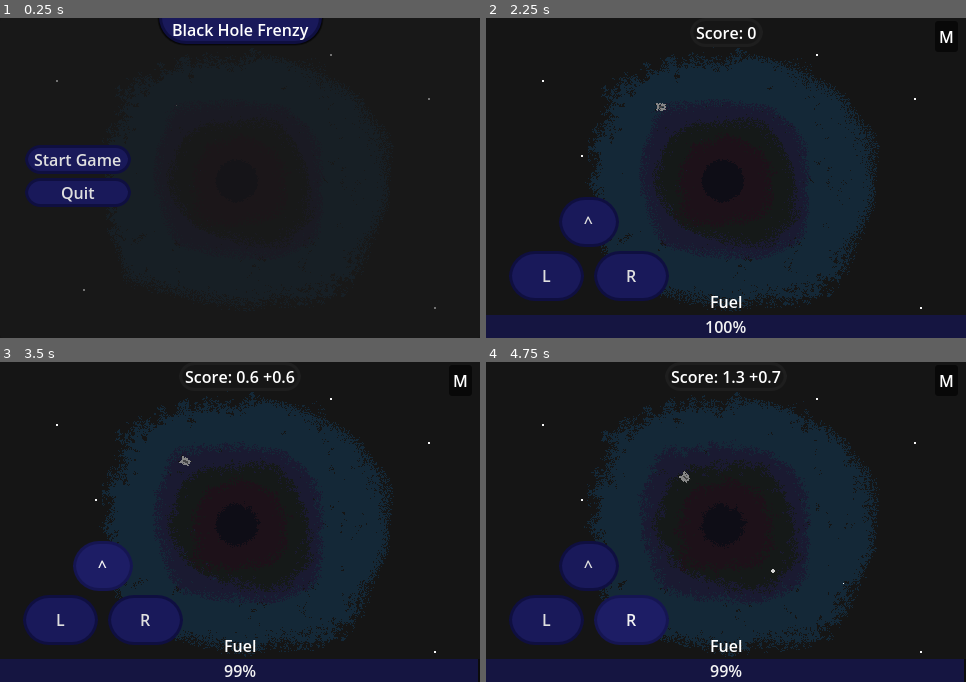
Above: before the commit, frames 1-4 (two rows, left to right).
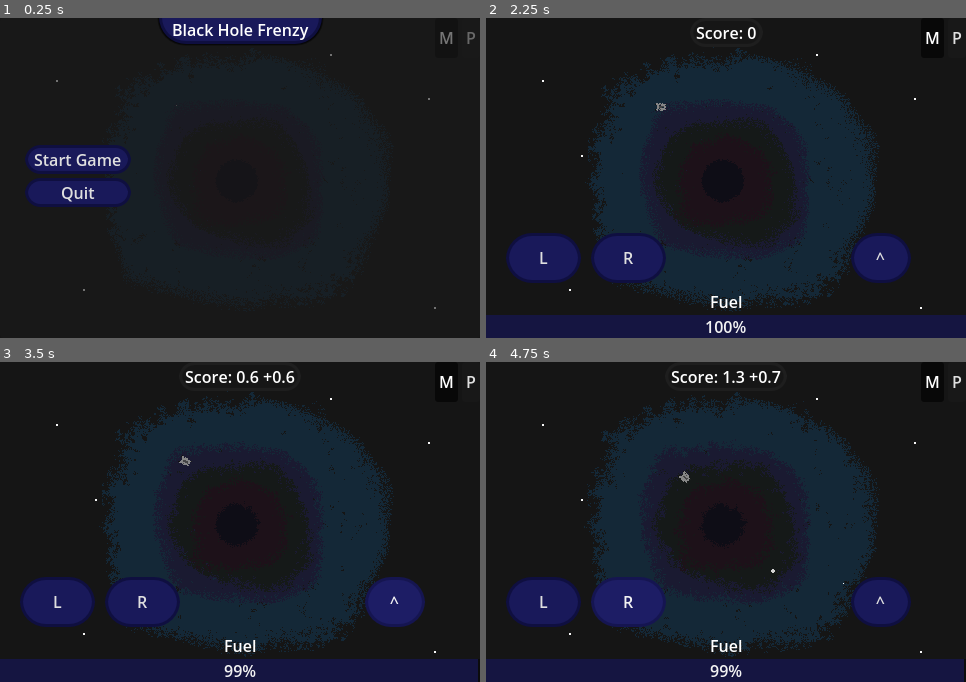
Above: after the commit, the same moments.

Repository: maiconpintoabreu/black_hole_frenzy
Game: Godot game, scene res://level.tscn
The game is run twice, just before and just after one commit, with the same random seed, the same clock (stepped at 60 frames per second) and the same inputs.
Inputs (mouse positions are in pixels of both pictures, inside the frame that each line leads up to):
- Up to frame 1 (0.25 s): no input
- Up to frame 2 (2.25 s): click (932, 37) at 0.5 s, where only the run after the commit has a clickable "M"; click (956, 37) at 1.25 s, where only the run after the commit has a clickable "P"; click "Start Game" at 2 s
- Up to frame 3 (3.5 s): click "^" at 2.75 s
- Up to frame 4 (4.75 s): click "L" at 3.5 s; click "R" at 4.25 s

The runs differ from the first frame. In frame 1, 0.1% of the frame differs, in the area x 91-99%, y 4-9%; in frame 2, 7.2%; in frame 3, 7.2%, in the area x 4-99%, y 4-89%; in frame 4, 7.0%.

Commit message:
add pause button and improve mobile ui

Diff:
--- a/Scripts/Level.gd
+++ b/Scripts/Level.gd
@@ -14,6 +14,8 @@
 var character_distance_black_hole:float
 @onready var area_2d: Area2D = $CanvasLayer2/BlackHole/Area2D
 @onready var mobile_ui: Control = $CanvasLayer/GameUI/MobileUI
+@onready var pause_panel: Panel = $CanvasLayer/PausePanel
+
 
 var level:int = 1
 var max_level:int = 10
@@ -25,6 +27,7 @@
 	is_on_menu = true
 	start_menu_panel.show()
 	game_ui.hide()
+	pause_panel.hide()
 	fuel_spawner_timer.stop()
 
 func _physics_process(_delta: float) -> void:
@@ -36,11 +39,13 @@
 	character_body_2d.apply_force(gravity_direction*(gravity_pull*level),gravity_direction)
 
 func _on_start_button_pressed() -> void:
+	get_tree().paused = false
 	character_body_2d.reset()
 	is_on_menu = false
 	is_dead = false
 	start_menu_panel.hide()
 	game_over_panel.hide()
+	pause_panel.hide()
 	score = 0
 	game_ui.show()
 	for fuel in fuel_spawner.get_children():
@@ -77,3 +82,13 @@
 		mobile_ui.show()
 	else:
 		mobile_ui.hide()
+
+
+func _on_pause_button_pressed() -> void:
+	pause_panel.show()
+	get_tree().paused = true
+
+
+func _on_continue_button_pressed() -> void:
+	pause_panel.hide()
+	get_tree().paused = false
--- a/Scripts/Player.gd
+++ b/Scripts/Player.gd
@@ -113,3 +113,10 @@
 
 func _on_forward_button_up() -> void:
 	is_thrusting = false
+
+
+func _on_toggle_mobile_ui_toggled(toggled_on: bool) -> void:
+	if not toggled_on:
+		is_thrusting = false
+		is_turning_right = false
+		is_turning_left = false
--- a/level.tscn
+++ b/level.tscn
@@ -22,6 +22,7 @@
 [ext_resource type="Texture2D" uid="uid://bj1886dqwfgvy" path="res://Sprites/black_hole8.png" id="13_munuf"]
 [ext_resource type="Texture2D" uid="uid://dm3v6b312cs4e" path="res://Sprites/black_hole9.png" id="14_o7gn4"]
 [ext_resource type="Texture2D" uid="uid://bov74l50gr1m7" path="res://Sprites/black_hole11.png" id="15_lespo"]
+[ext_resource type="Theme" uid="uid://efghuun67a4n" path="res://mobile_ui_theme.tres" id="16_cmt4q"]
 
 [sub_resource type="CircleShape2D" id="CircleShape2D_l7ngj"]
 radius = 17.0
@@ -152,7 +153,7 @@
 offset_bottom = 143.5
 grow_horizontal = 2
 grow_vertical = 2
-texture = ExtResource("4_phhkk")
+texture = ExtResource("4_6wbs4")
 
 [node name="Area2D" type="Area2D" parent="CanvasLayer2/BlackHole"]
 position = Vector2(236, 164)
@@ -225,54 +226,70 @@
 grow_vertical = 2
 mouse_filter = 1
 
-[node name="VBoxContainer" type="VBoxContainer" parent="CanvasLayer/GameUI/MobileUI"]
-layout_mode = 0
-offset_left = 28.0
-offset_top = 179.0
-offset_right = 178.0
-offset_bottom = 283.0
-
-[node name="Forward" type="Button" parent="CanvasLayer/GameUI/MobileUI/VBoxContainer"]
+[node name="Forward" type="Button" parent="CanvasLayer/GameUI/MobileUI"]
 custom_minimum_size = Vector2(50, 50)
-layout_mode = 2
+layout_mode = 1
+anchors_preset = 6
+anchor_left = 1.0
+anchor_top = 0.5
+anchor_right = 1.0
+anchor_bottom = 0.5
+offset_left = -110.0
+offset_top = 55.0
+offset_right = -60.0
+offset_bottom = 105.0
+grow_horizontal = 0
+grow_vertical = 2
 size_flags_horizontal = 4
 focus_mode = 0
-theme = ExtResource("5_n0hgv")
+theme = ExtResource("16_cmt4q")
 text = "^"
 
-[node name="HBoxContainer" type="HBoxContainer" parent="CanvasLayer/GameUI/MobileUI/VBoxContainer"]
-layout_mode = 2
+[node name="HBoxContainer" type="HBoxContainer" parent="CanvasLayer/GameUI/MobileUI"]
+layout_mode = 1
+anchors_preset = 4
+anchor_top = 0.5
+anchor_bottom = 0.5
+offset_left = 25.0
+offset_top = 55.0
+offset_right = 175.0
+offset_bottom = 105.0
+grow_vertical = 2
 theme_override_constants/separation = 20
 
-[node name="Left" type="Button" parent="CanvasLayer/GameUI/MobileUI/VBoxContainer/HBoxContainer"]
+[node name="Left" type="Button" parent="CanvasLayer/GameUI/MobileUI/HBoxContainer"]
 custom_minimum_size = Vector2(50, 50)
 layout_mode = 2
 size_flags_horizontal = 3
 focus_mode = 0
-theme = ExtResource("5_n0hgv")
+theme = ExtResource("16_cmt4q")
 text = "L"
 
-[node name="Right" type="Button" parent="CanvasLayer/GameUI/MobileUI/VBoxContainer/HBoxContainer"]
+[node name="Right" type="Button" parent="CanvasLayer/GameUI/MobileUI/HBoxContainer"]
 custom_minimum_size = Vector2(50, 50)
 layout_mode = 2
 size_flags_horizontal = 3
 focus_mode = 0
-theme = ExtResource("5_n0hgv")
+theme = ExtResource("16_cmt4q")
 text = "R"
 
-[node name="ToggleMobileUI" type="Button" parent="CanvasLayer/GameUI"]
-layout_mode = 1
-anchors_preset = 2
-anchor_top = 1.0
-anchor_bottom = 1.0
-offset_left = 449.0
-offset_top = -317.0
-offset_right = 472.0
-offset_bottom = -286.0
-grow_vertical = 0
+[node name="HBoxContainer2" type="HBoxContainer" parent="CanvasLayer"]
+anchors_preset = 1
+anchor_left = 1.0
+anchor_right = 1.0
+offset_left = -45.0
+offset_bottom = 40.0
+grow_horizontal = 0
+
+[node name="ToggleMobileUI" type="Button" parent="CanvasLayer/HBoxContainer2"]
+layout_mode = 2
 toggle_mode = true
 button_pressed = true
 text = "M"
+
+[node name="PauseButton" type="Button" parent="CanvasLayer/HBoxContainer2"]
+layout_mode = 2
+text = "P"
 
 [node name="GameOverPanel" type="Panel" parent="CanvasLayer"]
 visible = false
@@ -314,6 +331,57 @@
 text = "Restart Game"
 
 [node name="QuitButton" type="Button" parent="CanvasLayer/GameOverPanel/VBoxContainer"]
+layout_mode = 2
+theme = ExtResource("5_n0hgv")
+text = "Quit"
+
+[node name="PausePanel" type="Panel" parent="CanvasLayer"]
+process_mode = 3
+visible = false
+anchors_preset = 15
+anchor_right = 1.0
+anchor_bottom = 1.0
+grow_horizontal = 2
+grow_vertical = 2
+
+[node name="Label" type="Label" parent="CanvasLayer/PausePanel"]
+layout_mode = 1
+anchors_preset = 8
+anchor_left = 0.5
+anchor_top = 0.5
+anchor_right = 0.5
+anchor_bottom = 0.5
+offset_left = -43.5
+offset_top = -11.5
+offset_right = 43.5
+offset_bottom = 11.5
+grow_horizontal = 2
+grow_vertical = 2
+text = "Paused"
+horizontal_alignment = 1
+
+[node name="VBoxContainer" type="VBoxContainer" parent="CanvasLayer/PausePanel"]
+layout_mode = 1
+anchors_preset = 4
+anchor_top = 0.5
+anchor_bottom = 0.5
+offset_left = 30.0
+offset_top = -33.0
+offset_right = 126.0
+offset_bottom = 33.0
+grow_vertical = 2
+
+[node name="ContinueButton" type="Button" parent="CanvasLayer/PausePanel/VBoxContainer"]
+layout_mode = 2
+theme = ExtResource("5_n0hgv")
+text = "Continue Game"
+
+[node name="StartButton" type="Button" parent="CanvasLayer/PausePanel/VBoxContainer"]
+layout_mode = 2
+theme = ExtResource("5_n0hgv")
+text = "Restart Game"
+
+[node name="QuitButton" type="Button" parent="CanvasLayer/PausePanel/VBoxContainer"]
 layout_mode = 2
 theme = ExtResource("5_n0hgv")
 text = "Quit"
@@ -400,14 +468,19 @@
 [connection signal="timeout" from="LevelTimer" to="." method="_on_level_timer_timeout"]
 [connection signal="timeout" from="FuelSpawnerTimer" to="FuelSpawner" method="_on_fuel_spawner_timer_timeout"]
 [connection signal="body_entered" from="CanvasLayer2/BlackHole/Area2D" to="." method="_on_area_2d_body_entered"]
-[connection signal="button_down" from="CanvasLayer/GameUI/MobileUI/VBoxContainer/Forward" to="CharacterBody2D" method="_on_forward_button_down"]
-[connection signal="button_up" from="CanvasLayer/GameUI/MobileUI/VBoxContainer/Forward" to="CharacterBody2D" method="_on_forward_button_up"]
-[connection signal="button_down" from="CanvasLayer/GameUI/MobileUI/VBoxContainer/HBoxContainer/Left" to="CharacterBody2D" method="_on_left_button_down"]
-[connection signal="button_up" from="CanvasLayer/GameUI/MobileUI/VBoxContainer/HBoxContainer/Left" to="CharacterBody2D" method="_on_left_button_up"]
-[connection signal="button_down" from="CanvasLayer/GameUI/MobileUI/VBoxContainer/HBoxContainer/Right" to="CharacterBody2D" method="_on_right_button_down"]
-[connection signal="button_up" from="CanvasLayer/GameUI/MobileUI/VBoxContainer/HBoxContainer/Right" to="CharacterBody2D" method="_on_right_button_up"]
-[connection signal="toggled" from="CanvasLayer/GameUI/ToggleMobileUI" to="." method="_on_button_toggled"]
+[connection signal="button_down" from="CanvasLayer/GameUI/MobileUI/Forward" to="CharacterBody2D" method="_on_forward_button_down"]
+[connection signal="button_up" from="CanvasLayer/GameUI/MobileUI/Forward" to="CharacterBody2D" method="_on_forward_button_up"]
+[connection signal="button_down" from="CanvasLayer/GameUI/MobileUI/HBoxContainer/Left" to="CharacterBody2D" method="_on_left_button_down"]
+[connection signal="button_up" from="CanvasLayer/GameUI/MobileUI/HBoxContainer/Left" to="CharacterBody2D" method="_on_left_button_up"]
+[connection signal="button_down" from="CanvasLayer/GameUI/MobileUI/HBoxContainer/Right" to="CharacterBody2D" method="_on_right_button_down"]
+[connection signal="button_up" from="CanvasLayer/GameUI/MobileUI/HBoxContainer/Right" to="CharacterBody2D" method="_on_right_button_up"]
+[connection signal="toggled" from="CanvasLayer/HBoxContainer2/ToggleMobileUI" to="." method="_on_button_toggled"]
+[connection signal="toggled" from="CanvasLayer/HBoxContainer2/ToggleMobileUI" to="CharacterBody2D" method="_on_toggle_mobile_ui_toggled"]
+[connection signal="pressed" from="CanvasLayer/HBoxContainer2/PauseButton" to="." method="_on_pause_button_pressed"]
 [connection signal="pressed" from="CanvasLayer/GameOverPanel/VBoxContainer/StartButton" to="." method="_on_start_button_pressed"]
 [connection signal="pressed" from="CanvasLayer/GameOverPanel/VBoxContainer/QuitButton" to="." method="_on_quit_button_pressed"]
+[connection signal="pressed" from="CanvasLayer/PausePanel/VBoxContainer/ContinueButton" to="." method="_on_continue_button_pressed"]
+[connection signal="pressed" from="CanvasLayer/PausePanel/VBoxContainer/StartButton" to="." method="_on_start_button_pressed"]
+[connection signal="pressed" from="CanvasLayer/PausePanel/VBoxContainer/QuitButton" to="." method="_on_quit_button_pressed"]
 [connection signal="pressed" from="CanvasLayer/StartMenuPanel/VBoxContainer/StartButton" to="." method="_on_start_button_pressed"]
 [connection signal="pressed" from="CanvasLayer/StartMenuPanel/VBoxContainer/QuitButton" to="." method="_on_quit_button_pressed"]
--- /dev/null
+++ b/mobile_ui_theme.tres
@@ -0,0 +1,84 @@
+[gd_resource type="Theme" load_steps=8 format=3 uid="uid://efghuun67a4n"]
+
+[sub_resource type="StyleBoxFlat" id="StyleBoxFlat_3erxc"]
+border_width_left = 3
+border_width_top = 3
+border_width_right = 3
+border_width_bottom = 3
+corner_radius_top_left = 45
+corner_radius_top_right = 45
+corner_radius_bottom_right = 45
+corner_radius_bottom_left = 45
+expand_margin_left = 5.0
+expand_margin_right = 5.0
+
+[sub_resource type="StyleBoxFlat" id="StyleBoxFlat_soa7s"]
+bg_color = Color(0.0980392, 0.0980392, 0.352941, 1)
+border_width_left = 3
+border_width_top = 3
+border_width_right = 3
+border_width_bottom = 3
+border_color = Color(0.0588235, 0.0588235, 0.25098, 1)
+corner_radius_top_left = 45
+corner_radius_top_right = 45
+corner_radius_bottom_right = 45
+corner_radius_bottom_left = 45
+expand_margin_left = 5.0
+expand_margin_right = 5.0
+
+[sub_resource type="StyleBoxFlat" id="StyleBoxFlat_l7sko"]
+bg_color = Color(0.113725, 0.113725, 0.396078, 1)
+border_width_left = 3
+border_width_top = 3
+border_width_right = 3
+border_width_bottom = 3
+border_color = Color(0.0823529, 0.0823529, 0.317647, 1)
+corner_radius_top_left = 45
+corner_radius_top_right = 45
+corner_radius_bottom_right = 45
+corner_radius_bottom_left = 45
+expand_margin_left = 5.0
+expand_margin_right = 5.0
+
+[sub_resource type="StyleBoxFlat" id="StyleBoxFlat_ixrqv"]
+bg_color = Color(0.0980392, 0.0980392, 0.352941, 1)
+border_width_left = 3
+border_width_top = 3
+border_width_right = 3
+border_width_bottom = 3
+border_color = Color(0.0588235, 0.0588235, 0.25098, 1)
+corner_radius_top_left = 45
+corner_radius_top_right = 45
+corner_radius_bottom_right = 45
+corner_radius_bottom_left = 45
+expand_margin_left = 5.0
+expand_margin_right = 5.0
+
+[sub_resource type="StyleBoxFlat" id="StyleBoxFlat_nrb1d"]
+bg_color = Color(0.0837912, 0.0837532, 0.315061, 1)
+border_width_left = 3
+border_width_top = 3
+border_width_right = 3
+border_width_bottom = 3
+border_color = Color(0.0588235, 0.0588235, 0.25098, 1)
+corner_radius_top_left = 45
+corner_radius_top_right = 45
+corner_radius_bottom_right = 45
+corner_radius_bottom_left = 45
+expand_margin_left = 5.0
+expand_margin_right = 5.0
+
+[sub_resource type="StyleBoxFlat" id="StyleBoxFlat_xgpe8"]
+bg_color = Color(0, 0, 0, 0.419608)
+
+[sub_resource type="StyleBoxFlat" id="StyleBoxFlat_giqhh"]
+bg_color = Color(0.0980392, 0.0980392, 0.352941, 0.682353)
+
+[resource]
+Button/styles/disabled = SubResource("StyleBoxFlat_3erxc")
+Button/styles/focus = SubResource("StyleBoxFlat_soa7s")
+Button/styles/hover = SubResource("StyleBoxFlat_l7sko")
+Button/styles/normal = SubResource("StyleBoxFlat_ixrqv")
+Button/styles/pressed = SubResource("StyleBoxFlat_nrb1d")
+ProgressBar/styles/background = SubResource("StyleBoxFlat_xgpe8")
+ProgressBar/styles/fill = SubResource("StyleBoxFlat_giqhh")
Binary file added: Sprites/stars1.png
Not shown, added: Sprites/stars1.png.import
Binary file added: Sprites/stars2.png
Not shown, added: Sprites/stars2.png.import
Binary file added: Sprites/stars3.png
Not shown, added: Sprites/stars3.png.import
Not shown: 1 places in level.tscn that only renumber resources
